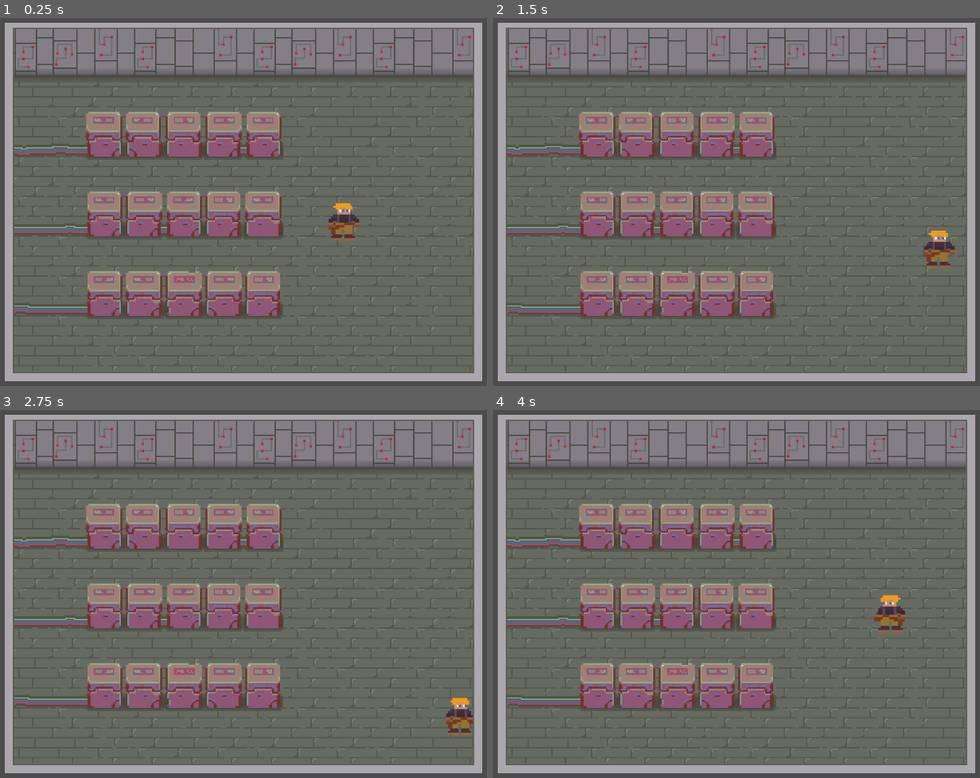
Above: before the commit, frames 1-4 (two rows, left to right).
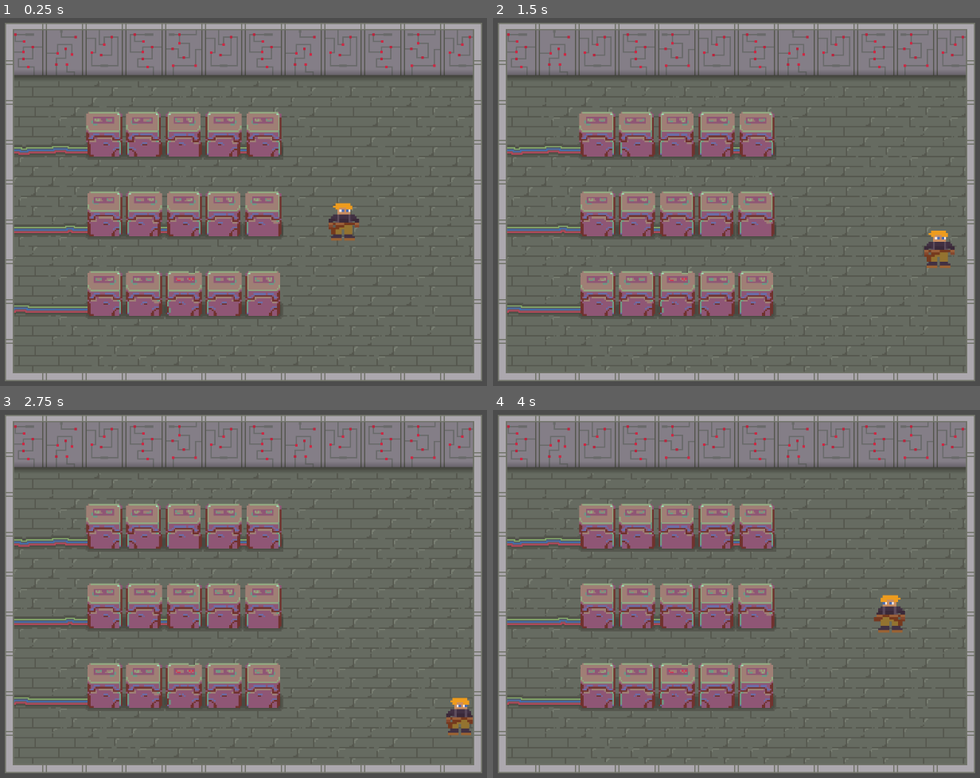
Above: after the commit, the same moments.

Repository: chipolux/arts-big-day
Game: Godot game, scene res://scenes/server_room.tscn
Two runs of this game, one before a commit and one after it. Both use one fixed random seed, a clock stepped at 60 frames per second and the inputs below.
Inputs:
- Up to frame 1 (0.25 s): no input
- Up to frame 2 (1.5 s): tap Enter at 0.5 s; hold Right (ui_right) 0.53-1.28 s; hold Down (ui_down) from 1.28 s (still down)
- Up to frame 3 (2.75 s): release Down (ui_down) at 2.03 s; hold Right (ui_right) from 2.03 s (still down)
- Up to frame 4 (4 s): tap Space at 2.75 s; release Right (ui_right) at 2.78 s; hold Up (ui_up) 2.78-3.53 s; hold Left (ui_left) from 3.53 s (still down)

The runs differ from the first frame. In frame 1, 4.9% of the frame differs, in the area x 0-100%, y 1-99%; in frame 2, 4.9%; in frame 3, 4.9%; in frame 4, 4.9%.

Commit message:
Add door tiles and some more wall top corners.

Diff:
--- a/tilesets/wall-bricks.tres
+++ b/tilesets/wall-bricks.tres
@@ -16,6 +16,16 @@
 
 custom_solver_bias = 0.0
 extents = Vector2( 32, 4 )
+
+[sub_resource type="RectangleShape2D" id=5]
+
+custom_solver_bias = 0.0
+extents = Vector2( 32, 8 )
+
+[sub_resource type="RectangleShape2D" id=4]
+
+custom_solver_bias = 0.0
+extents = Vector2( 6, 4 )
 
 [resource]
 
@@ -178,13 +188,13 @@
 12/shapes = [ {
 "autotile_coord": Vector2( 0, 0 ),
 "one_way": false,
-"shape": SubResource( 2 ),
-"shape_transform": Transform2D( 1, 0, 0, 1, 6, 32 )
-}, {
-"autotile_coord": Vector2( 0, 0 ),
-"one_way": false,
 "shape": SubResource( 3 ),
 "shape_transform": Transform2D( 1, 0, 0, 1, 32, 60 )
+}, {
+"autotile_coord": Vector2( 0, 0 ),
+"one_way": false,
+"shape": SubResource( 2 ),
+"shape_transform": Transform2D( 1, 0, 0, 1, 6, 32 )
 } ]
 13/name = "13"
 13/texture = ExtResource( 1 )
@@ -219,3 +229,54 @@
 "shape": SubResource( 2 ),
 "shape_transform": Transform2D( 1, 0, 0, 1, 58, 32 )
 } ]
+15/name = "15"
+15/texture = ExtResource( 1 )
+15/tex_offset = Vector2( 0, 0 )
+15/modulate = Color( 1, 1, 1, 1 )
+15/region = Rect2( 256, 0, 64, 64 )
+15/is_autotile = false
+15/occluder_offset = Vector2( 32, 32 )
+15/navigation_offset = Vector2( 32, 32 )
+15/shapes = [ {
+"autotile_coord": Vector2( 0, 0 ),
+"one_way": false,
+"shape": SubResource( 5 ),
+"shape_transform": Transform2D( 1, 0, 0, 1, 32, 20 )
+} ]
+16/name = "16"
+16/texture = ExtResource( 1 )
+16/tex_offset = Vector2( 0, 0 )
+16/modulate = Color( 1, 1, 1, 1 )
+16/region = Rect2( 256, 64, 64, 64 )
+16/is_autotile = false
+16/occluder_offset = Vector2( 32, 32 )
+16/navigation_offset = Vector2( 32, 32 )
+16/shapes = [  ]
+17/name = "17"
+17/texture = ExtResource( 1 )
+17/tex_offset = Vector2( 0, 0 )
+17/modulate = Color( 1, 1, 1, 1 )
+17/region = Rect2( 192, 192, 64, 64 )
+17/is_autotile = false
+17/occluder_offset = Vector2( 32, 32 )
+17/navigation_offset = Vector2( 32, 32 )
+17/shapes = [ {
+"autotile_coord": Vector2( 0, 0 ),
+"one_way": false,
+"shape": SubResource( 4 ),
+"shape_transform": Transform2D( 1, 0, 0, 1, 58, 60 )
+} ]
+18/name = "18"
+18/texture = ExtResource( 1 )
+18/tex_offset = Vector2( 0, 0 )
+18/modulate = Color( 1, 1, 1, 1 )
+18/region = Rect2( 256, 192, 64, 64 )
+18/is_autotile = false
+18/occluder_offset = Vector2( 32, 32 )
+18/navigation_offset = Vector2( 32, 32 )
+18/shapes = [ {
+"autotile_coord": Vector2( 0, 0 ),
+"one_way": false,
+"shape": SubResource( 4 ),
+"shape_transform": Transform2D( 1, 0, 0, 1, 6, 60 )
+} ]
--- a/tilesets/wall-bricks.tscn
+++ b/tilesets/wall-bricks.tscn
@@ -17,6 +17,16 @@
 
 custom_solver_bias = 0.0
 extents = Vector2( 32, 4 )
+
+[sub_resource type="RectangleShape2D" id=5]
+
+custom_solver_bias = 0.0
+extents = Vector2( 32, 8 )
+
+[sub_resource type="RectangleShape2D" id=4]
+
+custom_solver_bias = 0.0
+extents = Vector2( 6, 4 )
 
 [node name="wall-bricks" type="Node" index="0"]
 
@@ -104,6 +114,7 @@
 
 [node name="static_body_2d4" type="StaticBody2D" parent="3" index="0"]
 
+editor/display_folded = true
 input_pickable = false
 collision_layer = 1
 collision_mask = 1
@@ -224,6 +235,7 @@
 
 [node name="11" type="Sprite" parent="." index="11"]
 
+editor/display_folded = true
 position = Vector2( 224, 160 )
 texture = ExtResource( 2 )
 region_enabled = true
@@ -248,6 +260,7 @@
 
 [node name="12" type="Sprite" parent="." index="12"]
 
+editor/display_folded = true
 position = Vector2( 32, 224 )
 texture = ExtResource( 2 )
 region_enabled = true
@@ -278,6 +291,7 @@
 
 [node name="13" type="Sprite" parent="." index="13"]
 
+editor/display_folded = true
 position = Vector2( 96, 224 )
 texture = ExtResource( 2 )
 region_enabled = true
@@ -308,6 +322,7 @@
 
 [node name="14" type="Sprite" parent="." index="14"]
 
+editor/display_folded = true
 position = Vector2( 160, 224 )
 texture = ExtResource( 2 )
 region_enabled = true
@@ -329,3 +344,85 @@
 position = Vector2( 26, 0 )
 shape = SubResource( 2 )
 _sections_unfolded = [ "Transform" ]
+
+[node name="15" type="Sprite" parent="." index="15"]
+
+editor/display_folded = true
+position = Vector2( 288, 32 )
+texture = ExtResource( 2 )
+region_enabled = true
+region_rect = Rect2( 256, 0, 64, 64 )
+
+[node name="static_body_2d5" type="StaticBody2D" parent="15" index="0"]
+
+input_pickable = false
+collision_layer = 1
+collision_mask = 1
+constant_linear_velocity = Vector2( 0, 0 )
+constant_angular_velocity = 0.0
+friction = 1.0
+bounce = 0.0
+_sections_unfolded = [ "Transform" ]
+
+[node name="collision_shape_2d" type="CollisionShape2D" parent="15/static_body_2d5" index="0"]
+
+position = Vector2( 0, -12 )
+shape = SubResource( 5 )
+_sections_unfolded = [ "Transform" ]
+
+[node name="16" type="Sprite" parent="." index="16"]
+
+position = Vector2( 288, 96 )
+texture = ExtResource( 2 )
+region_enabled = true
+region_rect = Rect2( 256, 64, 64, 64 )
+
+[node name="17" type="Sprite" parent="." index="17"]
+
+editor/display_folded = true
+position = Vector2( 224, 224 )
+texture = ExtResource( 2 )
+region_enabled = true
+region_rect = Rect2( 192, 192, 64, 64 )
+
+[node name="static_body_2d2" type="StaticBody2D" parent="17" index="0"]
+
+editor/display_folded = true
+input_pickable = false
+collision_layer = 1
+collision_mask = 1
+constant_linear_velocity = Vector2( 0, 0 )
+constant_angular_velocity = 0.0
+friction = 1.0
+bounce = 0.0
+_sections_unfolded = [ "Transform" ]
+
+[node name="collision_shape_2d" type="CollisionShape2D" parent="17/static_body_2d2" index="0"]
+
+position = Vector2( 26, 28 )
+shape = SubResource( 4 )
+_sections_unfolded = [ "Transform" ]
+
+[node name="18" type="Sprite" parent="." index="18"]
+
+editor/display_folded = true
+position = Vector2( 288, 224 )
+texture = ExtResource( 2 )
+region_enabled = true
+region_rect = Rect2( 256, 192, 64, 64 )
+
+[node name="static_body_2d" type="StaticBody2D" parent="18" index="0"]
+
+input_pickable = false
+collision_layer = 1
+collision_mask = 1
+constant_linear_velocity = Vector2( 0, 0 )
+constant_angular_velocity = 0.0
+friction = 1.0
+bounce = 0.0
+
+[node name="collision_shape_2d" type="CollisionShape2D" parent="18/static_body_2d" index="0"]
+
+position = Vector2( -26, 28 )
+shape = SubResource( 4 )
+_sections_unfolded = [ "Transform" ]
Binary file changed: images/wall-bricks.png
Not shown: 1 places in tilesets/wall-bricks.tres that only renumber resources
Not shown: 1 places in tilesets/wall-bricks.tscn that only renumber resources
